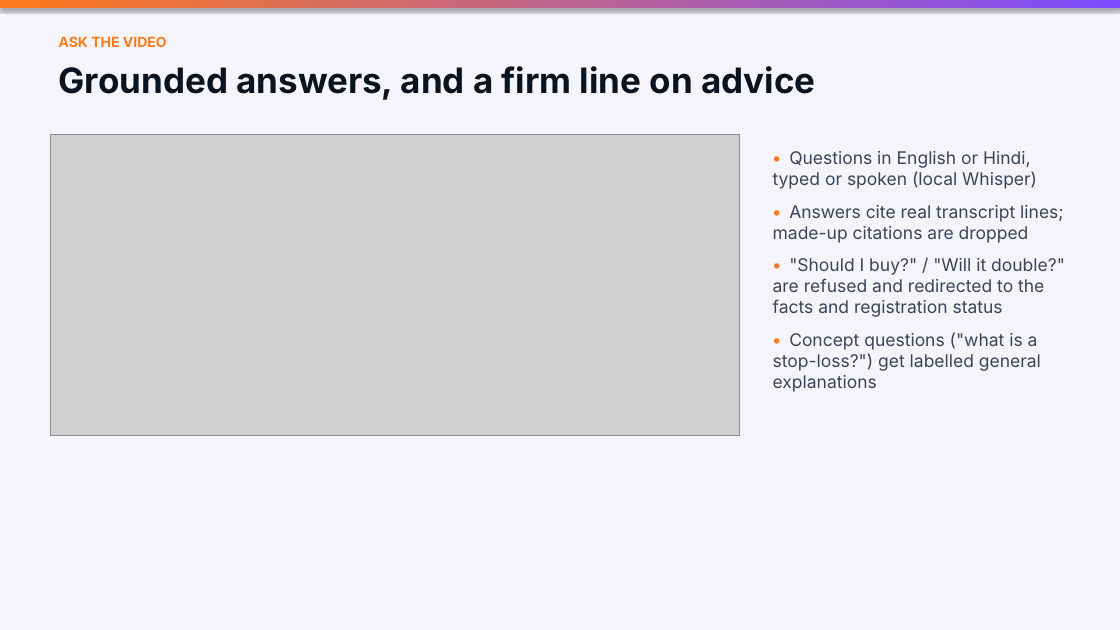
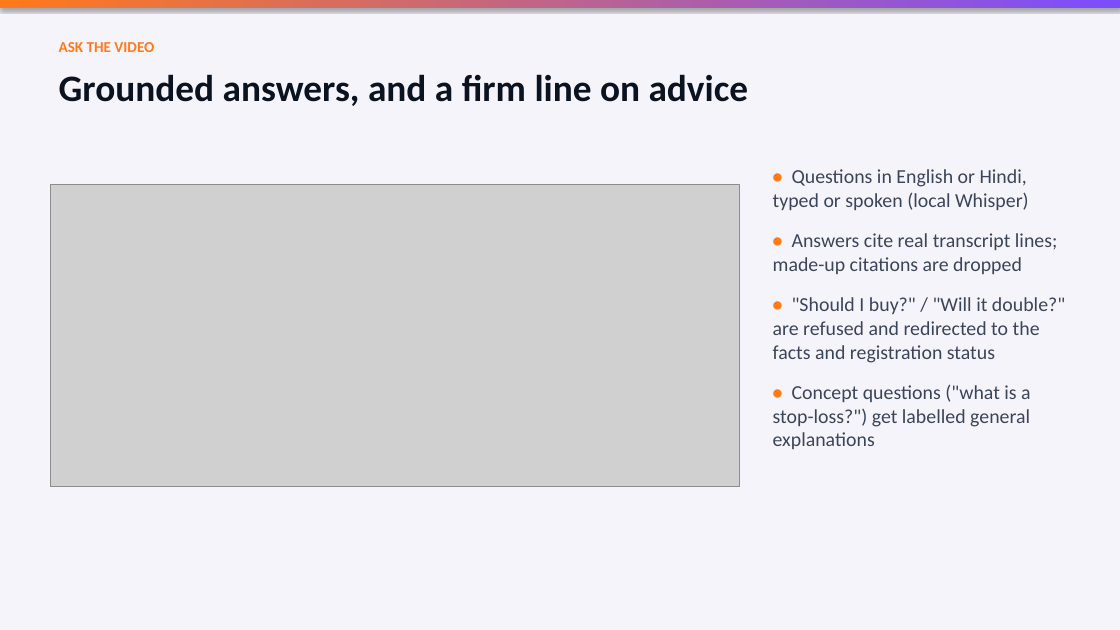
Before and after one commit to RudraPandit0504/nirikshak, a slide deck: slide 8 of presentation/Nirikshak.pptx. Drawn at 1120x630 pixels with LibreOffice and Linux fonts; fonts in the diff are those of the drawing; grey boxes stand for pictures. Boxes give left, top, right and bottom in pixels: in the first picture for what was removed or moved away, otherwise in the second. Text is boxed around its words. In the diff, an @@ line names an element or a change of style, - is before the commit and + after.

Commit message:
Deck: Calibri, fuller layouts, fresh screenshots and calibrated numbers

```diff
--- a/presentation/Nirikshak.pptx
+++ b/presentation/Nirikshak.pptx
@@ text "ASK THE VIDEO" at (x1=59, y1=42, x2=154, y2=52): size 12 to 13 pt, font Inter to Calibri @@
@@ text "Grounded answers, and a firm ..." at (x1=59, y1=74, x2=749, y2=106): size 30 to 32 pt, font Inter to Calibri @@
@@ text "• Questions in English or ..." moved from (x1=773, y1=151, x2=1065, y2=392) to (x1=773, y1=169, x2=1065, y2=449) @@
@@ text "• Questions in English or ..." at (x1=773, y1=169, x2=1065, y2=449): size 15 to 17 pt, font Inter to Calibri; more space between paragraphs @@
@@ picture moved from (x1=50, y1=134, x2=739, y2=436) to (x1=50, y1=185, x2=739, y2=486) @@
```
Also in this commit, not shown: 13 other slides changed, 1 other file.
